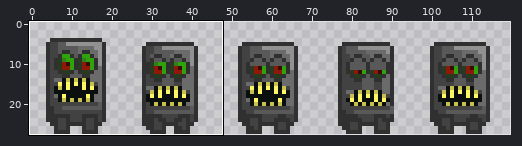
A sprite sheet gets an edit: diplom/Assets/CourseAssets/Textures/Sprites/Enemies/SlimeBlock/SlimeBlockIdleDown.png. The first picture is a wide view before the edit; the outline marks the close-up.
Close-up. First the earlier version:
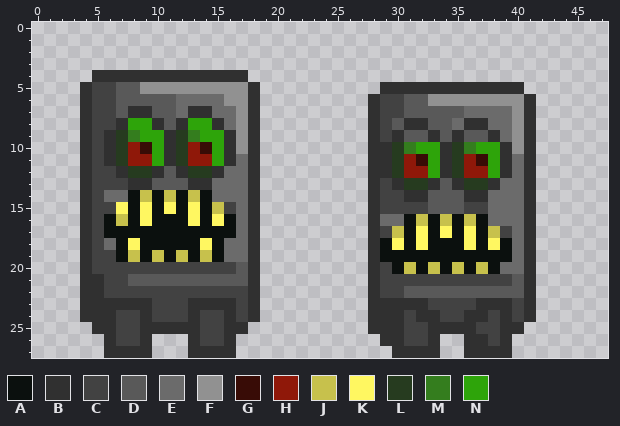
The file is 120x28 pixels. Colours within 5 levels of each other are drawn and written as one. Shown: x 0..47, y 0..27. The commit also changed other parts of the picture, which this record leaves out.
Palette (. is transparent): A #0b100e  B #303030  C #424242  D #595959  E #6b6b6b  F #919191  G #380c06  H #8f1809  J #c7c14c  K #fff761  L #263b1f  M #347d1e  N #2ea40a
Once edited:
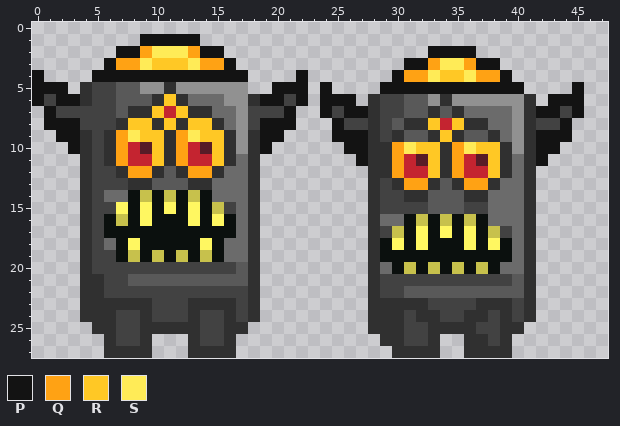
Colours new in this view: P #131313  Q #ffa214  R #ffc825  S #ffeb57
Changes in this commit:
@@ palette @@
-G #380c06
+G #571c27
-H #8f1809
+H #c42430
@@ x 0..47 @@
  0 ................................................
- 1 ................................................
- 2 ................................................
- 3 ................................................
- 4 .....BBBBBBBBBBBBB..............................
- 5 ....BCCDDFFFFFFFFFB..........BBBBBBBBBBBB.......
- 6 ....BCCDDDDDEEEEFFB.........BCCDDFFFFFFFFB......
- 7 ....BCCDBBDDEBBEEFB.........BCCDDDDDEEEEFB......
- 8 ....BCCBNNBDBNNBEFB.........BCDBBDDEBBEEFB......
- 9 ....BCBLMNNBLMNNBFB.........BCBDDBDBDDBEFB......
-10 ....BCBLHGNBLHGNBFB.........BBLMNNBLMNNBFB......
-11 ....BCBLHHNBLHHNBEB.........BBLHGNBLHGNBEB......
-12 ....BCCBLLBDBLLBEEB.........BBLHHNBLHHNBEB......
-13 ....BCCCBBDDDBBEEEB.........BCBLLBDBLLBEEB......
+ 1 .........PPPPP..................................
+ 2 .......PPQSSSQPP.................PPPP...........
+ 3 ......PQQSRRRSQQP..............PPQSSQPP.........
+ 4 P....PPPPPPPPPPPPP....P.......PQQSRRSQQP........
+ 5 PPP.BCCDDFFBFFFFFF..PPP.P....PPPPPPPPPPPP....P..
+ 6 PCPPBCCDDDBRBEEEFFBPPCP.PPP.BCCDDFBFFFFFFB.PPP..
+ 7 .PCCCCCDBBRHRBBEEFCCCP..PCPPBCCDDBDBEEEEFBPPCP..
+ 8 .PPPCCCBRRBRBRRBEFCPPP...PCCBCDBBRHRBBEEFBCCP...
+ 9 ..PPBCBQSRRBQSRRBFBPP....PPPBCBDDBRBDDBEFBPPP...
+10 ...PBCBQHGRBQHGRBFBP......PPBBQSRRBQSRRBFBPP....
+11 ....BCBQHHRBQHHRBEB........PBBQHGRBQHGRBEBP.....
+12 ....BCCBQQBDBQQBEEB.........BBQHHRBQHHRBEB......
+13 ....BCCCBBDDDBBEEEB.........BCBQQBDBQQBEEB......
 14 ....BCEEAJAJAJAEEEB.........BCCBBDDDBBEEEB......
@@ x 27..31 @@
 19 .BAAA
-20 .BCAJ
+20 .BEAJ
 21 .BCCC
Changed places in both close-ups, as pixel boxes (x1, y1, x2, y2):
changed: (32, 34, 584, 190)
changed: (380, 262, 392, 274)
